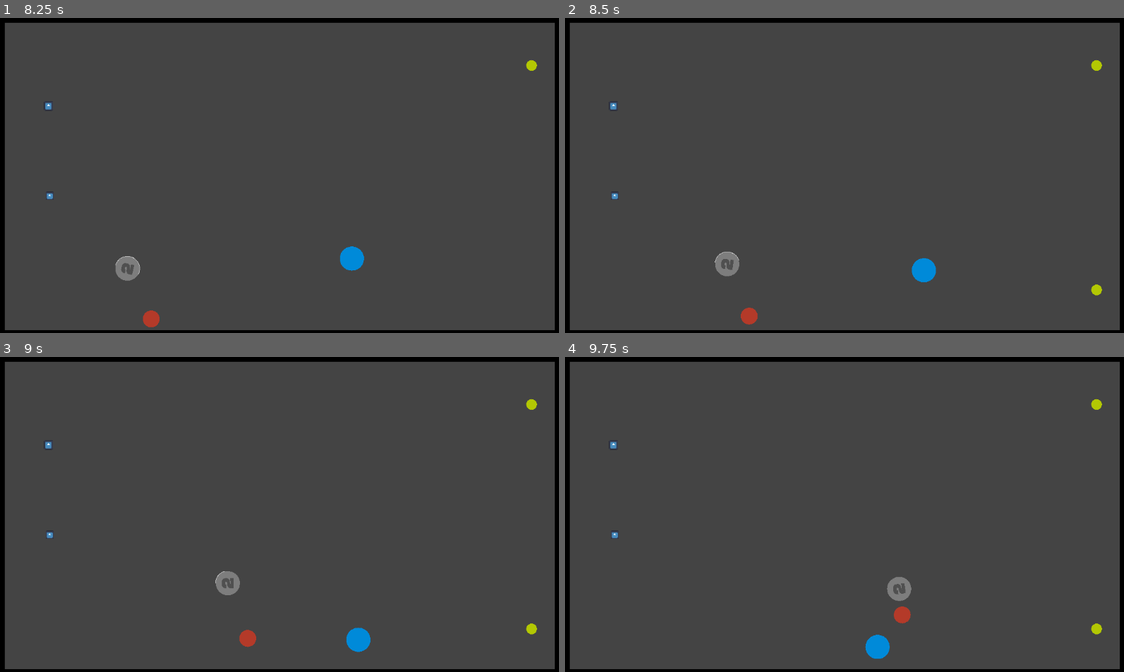
Above: before the commit, frames 1-4 (two rows, left to right).
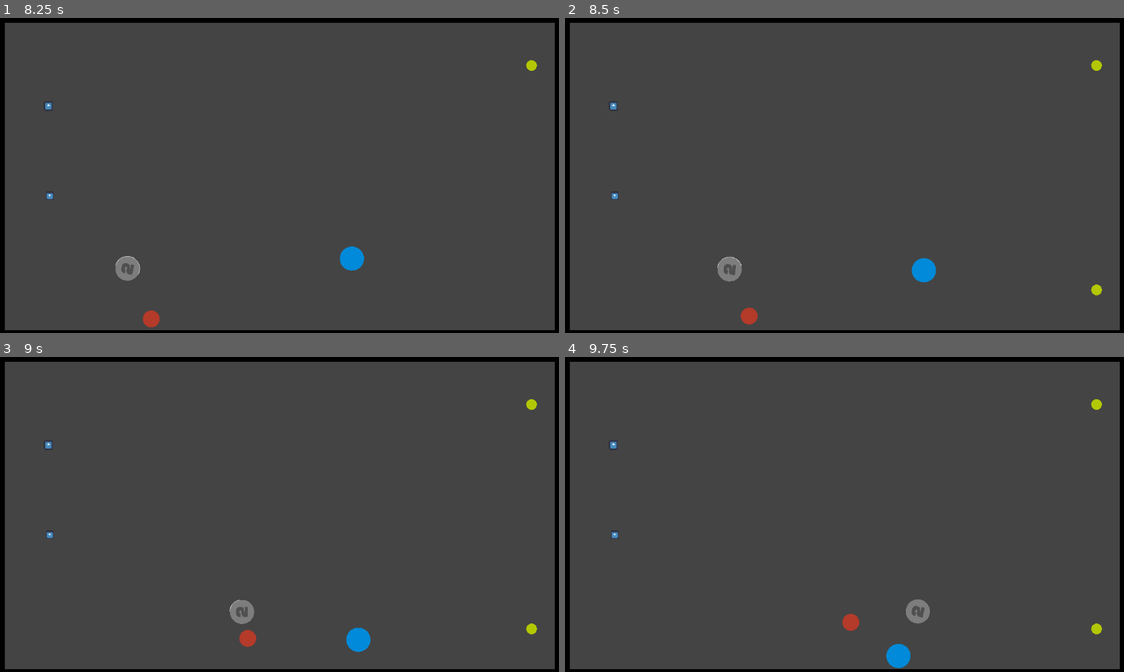
Above: after the commit, the same moments.

Repository: Coolfede97/Bots-League
Game: Godot game, scene res://PRUEBAS/pruebas.tscn
Two runs of this game, one before a commit and one after it. Both use one fixed random seed, a clock stepped at 60 frames per second and the inputs below. The engine's default icon, where the game draws it, is replaced by a stand-in: a white triangle on a blue panel in a dark square.
Inputs (mouse positions are in pixels of both pictures, inside the frame that each line leads up to):
- Up to frame 1 (8.25 s): tap Enter (ui_accept) at 0.5, 0.77, 1.52, 3.02, 3.77, 4.52, 6.02, 6.77, 7.52 s; move the mouse to (402, 159) at 0.52 s; press the mouse at (402, 159) at 0.53 s; hold Right (ui_right) 0.53-1.28 s; move the mouse to (167, 191) at 1.27 s; release the mouse at (167, 191) at 1.28 s; hold Down (ui_down) 1.28-2.03 s; right-click (167, 191) at 1.35 s; move the mouse to (335, 106) at 2.02 s; press the mouse at (335, 106) at 2.03 s; hold Right (ui_right) 2.03-2.78 s; move the mouse to (251, 238) at 2.77 s; release the mouse at (251, 238) at 2.78 s; hold Up (ui_up) 2.78-3.53 s; right-click (251, 238) at 2.85 s; move the mouse to (447, 222) at 3.52 s; press the mouse at (447, 222) at 3.53 s; hold Left (ui_left) 3.53-5.03 s; move the mouse to (111, 128) at 4.27 s; release the mouse at (111, 128) at 4.28 s; right-click (111, 128) at 4.35 s; move the mouse to (307, 175) at 5.02 s; press the mouse at (307, 175) at 5.03 s; hold Down (ui_down) 5.03-5.78 s; move the mouse to (195, 93) at 5.77 s; release the mouse at (195, 93) at 5.78 s; hold Right (ui_right) 5.78-6.53 s; right-click (195, 93) at 5.85 s; move the mouse to (402, 159) at 6.52 s; press the mouse at (402, 159) at 6.53 s; hold Up (ui_up) 6.53-7.28 s; move the mouse to (167, 191) at 7.27 s; release the mouse at (167, 191) at 7.28 s; hold Right (ui_right) 7.28-8.03 s; right-click (167, 191) at 7.35 s; move the mouse to (335, 106) at 8.02 s; press the mouse at (335, 106) at 8.03 s; hold Down (ui_down) from 8.03 s (still down)
- Up to frame 2 (8.5 s): keep holding Down (ui_down)
- Up to frame 3 (9 s): move the mouse to (251, 577) at 8.77 s; release Down (ui_down) at 8.78 s; release the mouse at (251, 577) at 8.78 s; hold Left (ui_left) from 8.78 s (still down); right-click (251, 577) at 8.85 s
- Up to frame 4 (9.75 s): tap Enter (ui_accept) at 9.02 s; move the mouse to (1012, 561) at 9.52 s; release Left (ui_left) at 9.53 s; press the mouse at (1012, 561) at 9.53 s; hold Up (ui_up) from 9.53 s (still down)

Frame 1 is identical in both runs. In frame 2, 0.2% of the frame differs, in the area x 26-32%, y 74-84%; in frame 3, 0.4%; in frame 4, 1.2%, in the area x 49-66%, y 69-99%.

Commit message:
puede liberar a la pelota si la encierra

Diff:
--- a/Bots/2/Bot2.gd
+++ b/Bots/2/Bot2.gd
@@ -81,16 +81,19 @@
 	print(cronometer)
 	if linear_velocity==Vector2(0,0) and isOfensive:
 		cronometer+=get_process_delta_time()
-		if cronometer>5:
+		if cronometer>8:
 			resetScript()
 	elif position.distance_to(ball.position)<115:
 		cronometer+=get_process_delta_time()
-		if cronometer>3:
+		if cronometer>6:
+			cronometer=0
+			calculator.destrabando=true
 			var direction=hypotenuseNormalized(position-ball.position)
-			while (GetMagnitude(position-ball.position)<120):
+			while GetMagnitude(position-ball.position)<120:
 				apply_central_force(direction*walkSpeed*delta)
 				await get_tree().create_timer(0.0000001).timeout
-			cronometer=0
+			calculator.destrabando=false
+
 	else:
 		cronometer=0
 	bot_2_ray_cast.global_rotation=0
--- a/Bots/2/CalculatorBot2.gd
+++ b/Bots/2/CalculatorBot2.gd
@@ -11,6 +11,7 @@
 var touchTurbo=false
 var lookingForturbo=false
 var kick=false
+var destrabando=false
 #Obtiene la magnitud de un vector dado
 func GetMagnitude(vector):
 	var distance=sqrt(vector.x**2+vector.y**2)
@@ -61,7 +62,7 @@
 			resetScript()
 	else:
 		cronometer=0
-	if functionCallable and !kick and bot.isOfensive==true:
+	if functionCallable and !kick and bot.isOfensive==true and !destrabando:
 		notAbleToKick(delta)
 func notAbleToKick(delta):
 	functionCallable=false
